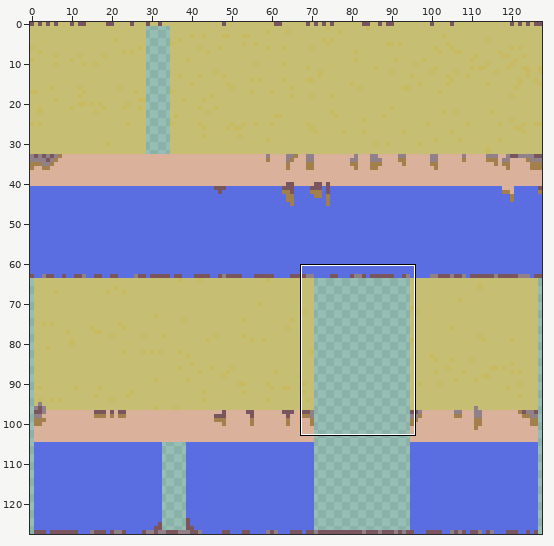
Edited in one commit: sprite sheet (3D Pixel art/Wall Set/Walls_Albedo.png). Above: a wide view before the commit, with the close-up outlined.
Close-up. Before the edit:
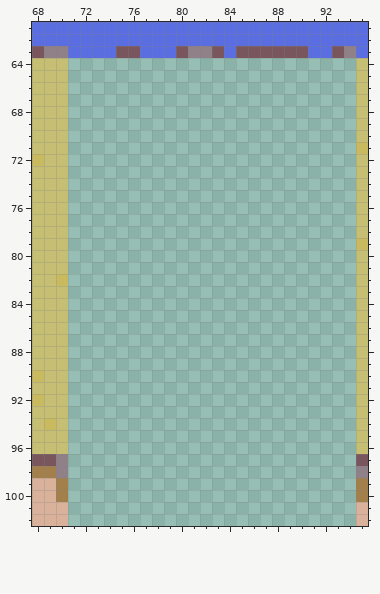
The file is 128x128 pixels. Shown: x 68..95, y 61..102. The commit also changed other parts of the picture, which this record leaves out.
The result:
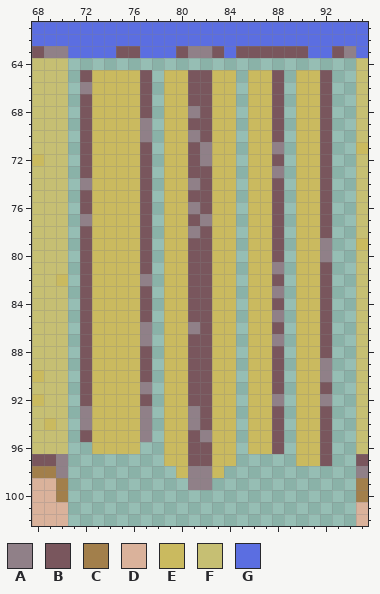
Palette (. is transparent): A #908088  B #79565d  C #a27f4b  D #dab29b  E #caba5f  F #c6bf73  G #5b6ee1
Difference:
Changed rows in their new state; - is an unchanged pixel.
first column x 72:
 65 BEEEEB-EEBBEE-EEB-EEB
 66 AEEEEB-EEBBEE-EEB-EEB
 67 BEEEEB-EEBBEE-EEB-EEB
 68 BEEEEB-EEABEE-EEB-EEB
 69 BEEEEA-EEBBEE-EEB-EEB
 70 BEEEEA-EEABEE-EEB-EEB
 71 BEEEEB-EEBAEE-EEA-EEB
 72 BEEEEB-EEBAEE-EEB-EEB
 73 BEEEEB-EEBBEE-EEA-EEB
 74 AEEEEB-EEABEE-EEB-EEB
 75 BEEEEB-EEBBEE-EEB-EEB
 76 BEEEEB-EEABEE-EEB-EEB
 77 AEEEEB-EEBAEE-EEB-EEB
 78 BEEEEB-EEABEE-EEB-EEB
 79 BEEEEB-EEBBEE-EEB-EEA
 80 BEEEEB-EEBBEE-EEB-EEA
 81 BEEEEB-EEBBEE-EEA-EEB
 82 BEEEEA-EEBBEE-EEB-EEB
 83 BEEEEB-EEBBEE-EEA-EEB
 84 BEEEEB-EEBBEE-EEB-EEB
 85 BEEEEB-EEBBEE-EEA-EEB
 86 BEEEEA-EEABEE-EEB-EEB
 87 BEEEEA-EEBBEE-EEA-EEB
 88 BEEEEB-EEBBEE-EEB-EEB
 89 BEEEEB-EEBBEE-EEB-EEA
 90 BEEEEB-EEBBEE-EEB-EEA
 91 BEEEEA-EEBBEE-EEB-EEB
 92 BEEEEB-EEBBEE-EEA-EEA
 93 AEEEEA-EEABEE-EEB-EEB
 94 AEEEEA-EEABEE-EEB-EEB
 95 BEEEEA-EEBAEE-EEB-EEB
 96 -EEEE--EEBBEE-EEB-EEB
 97 -------EEBBEE-----EEB
 98 --------EAAE---------
 99 ---------AA----------
Where, in picture pixels (left, top, right, bottom), the same in both close-ups:
added: (80, 70, 332, 490)
